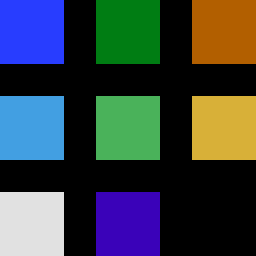
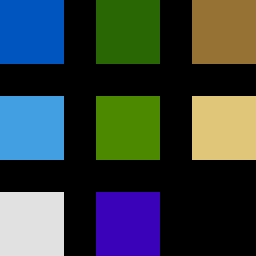
The second 256px x 256px image is a revision of the first. Changes to its layers:
painted on "Layer 6" over (192, 96, 256, 160)
painted on "Layer 5" over (96, 96, 160, 160)
painted on "Layer 3" over (192, 0, 256, 64)
painted on "Layer 2" over (96, 0, 160, 64)
painted on "Layer 1" over (0, 0, 64, 64)
